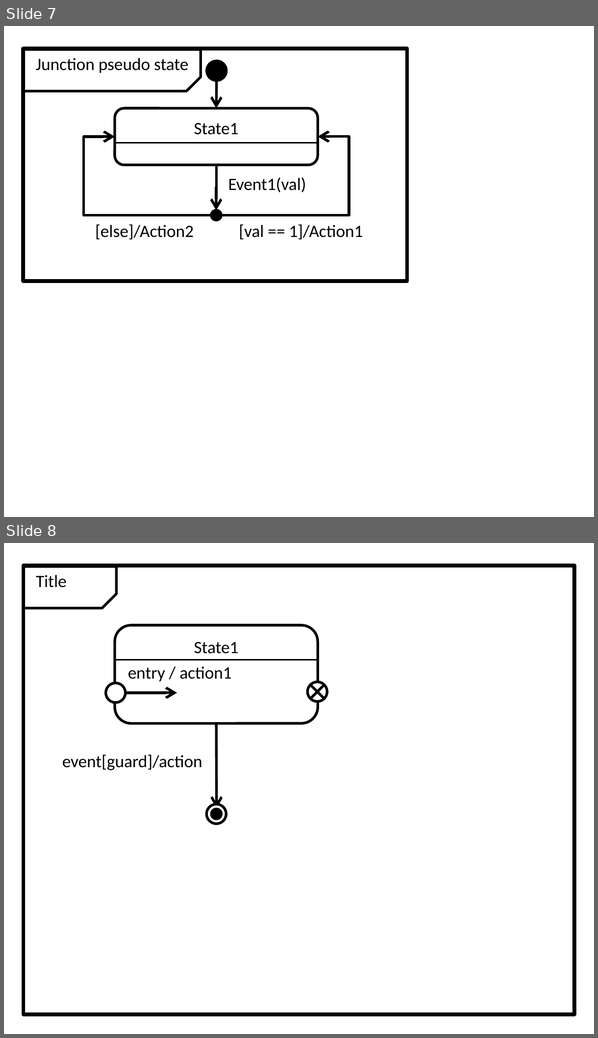
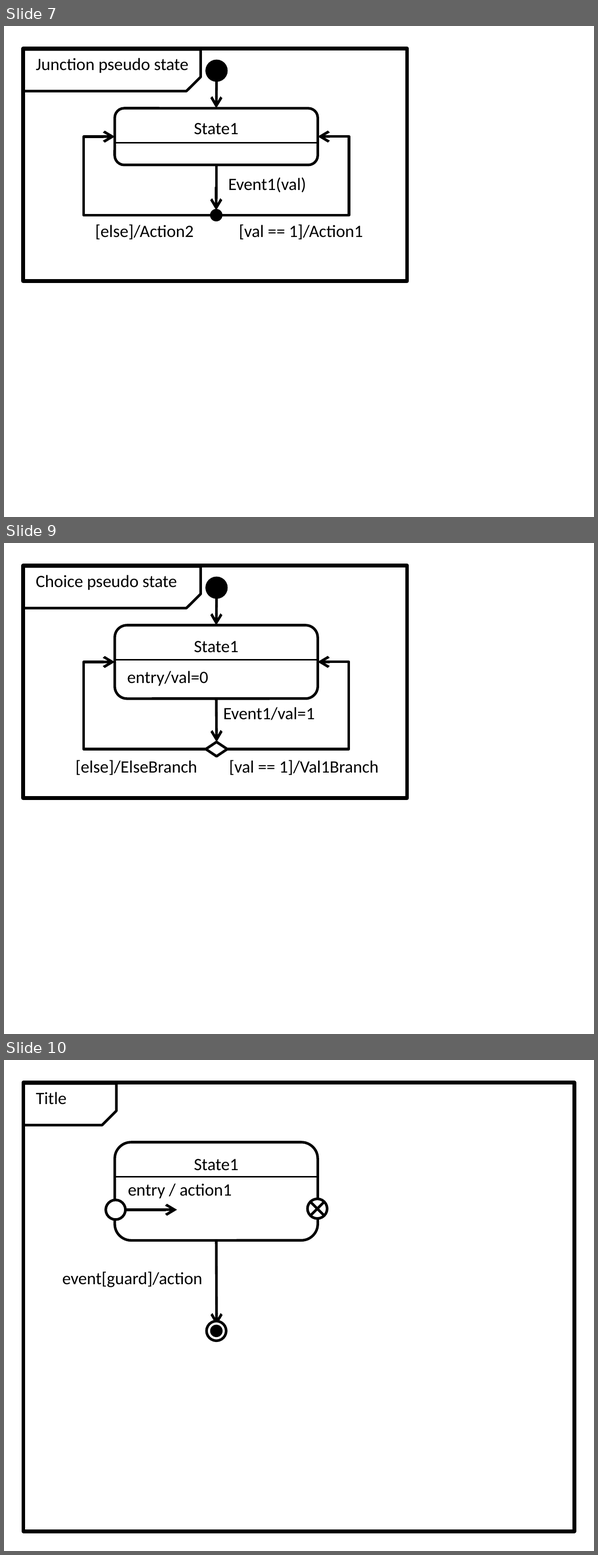
Before and after one commit to redboltz/cpp_sample, a slide deck: boost_training/msm/fig.pptx. Shown one above the other, each under a label of ours: slides 7 and 8 before the commit, slides 7, 9 and 10 after it; the slides between them are not shown. The pictures are 598x1038 and 598x1555 pixels, drawn with LibreOffice and Linux fonts; fonts in the diff are those of the drawing. Boxes give left, top, right and bottom in pixels: in the first picture for what was removed or moved away, otherwise in the second. Text is boxed around its words. In the diff, an @@ line names an element or a change of style, - is before the commit and + after.

Commit message:
Add choice pseudo state.

```diff
--- a/boost_training/msm/fig.pptx
+++ b/boost_training/msm/fig.pptx
@@ slide 9 added at [4,543,594,1034], background #FFFFFF @@
@@ rectangle added at [23,566,406,799], outline #000000 2.25 pt @@
@@ snip rect added at [23,567,200,608], outline #000000 1.5 pt @@
@@ text added at [36,575,177,590], 10 pt, text #000000 @@
+Choice pseudo state
@@ ellipse added at [206,578,226,598], fill #000000, outline #000000 1.5 pt @@
@@ arrow added from (216, 598) to (216, 625), #000000 1.5 pt @@
@@ rounded rectangle added at [115,625,318,699], outline #000000 1.5 pt, 10 pt, text #000000 @@
+State1
@@ line added from (115, 660) to (317, 660), #000000 1 pt @@
@@ elbow arrow added from (206, 749) to (115, 662), #000000 1.5 pt @@
@@ text added at [127,671,208,686], 10 pt, text #000000 @@
+entry/val=0
@@ elbow arrow added from (227, 749) to (317, 662), #000000 1.5 pt @@
@@ arrow added from (216, 699) to (216, 742), #000000 1.5 pt @@
@@ text added at [223,707,315,720], 10 pt, text #000000 @@
+Event1/val=1
@@ diamond added at [206,742,227,758], fill #FFFFFF, outline #000000 1.5 pt @@
@@ text added at [76,760,197,775], 10 pt, text #000000 @@
+[else]/ElseBranch
@@ text added at [229,760,379,775], 10 pt, text #000000 @@
+[val == 1]/Val1Branch
@@ what was slide 8 is now slide 10 @@
```
Also in this commit, not shown: 1 other slide added, 2 other files.
